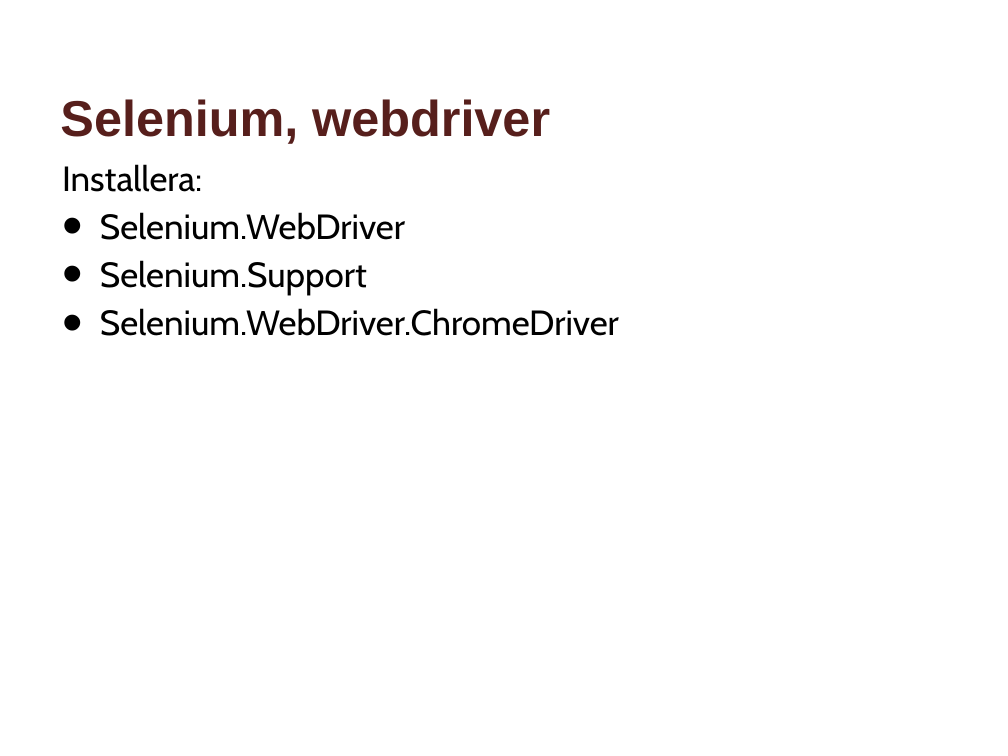
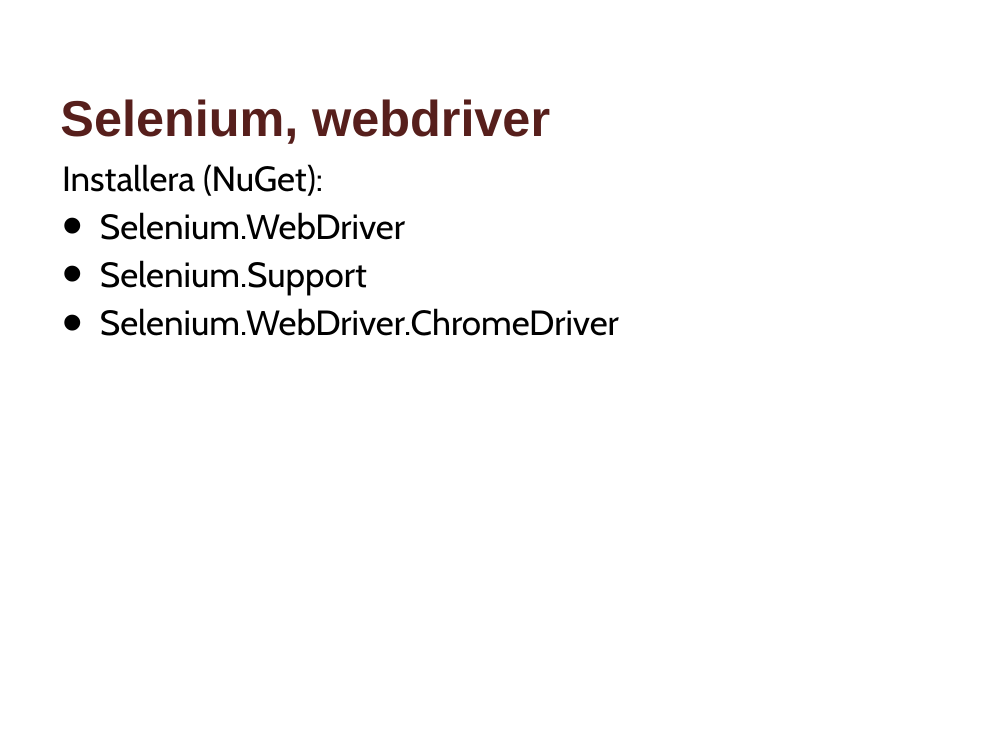
Before and after one commit to andekd/Webdriver-in-VS2015, a slide deck: slide 14 of Selenium_VS2015_Bas.pptx. Drawn at 1008x756 pixels with LibreOffice and Linux fonts; fonts in the diff are those of the drawing; background and template pictures are left out. Boxes give left, top, right and bottom in pixels: in the first picture for what was removed or moved away, otherwise in the second. Text is boxed around its words. In the diff, an @@ line names an element or a change of style, - is before the commit and + after.

```diff
--- a/Selenium_VS2015_Bas.pptx
+++ b/Selenium_VS2015_Bas.pptx
@@ text at (x1=62, y1=164, x2=323, y2=196): text changed @@
-Installera:
+Installera (NuGet):
```
Also in this commit, not shown: 5 slides added, 6 other files.
